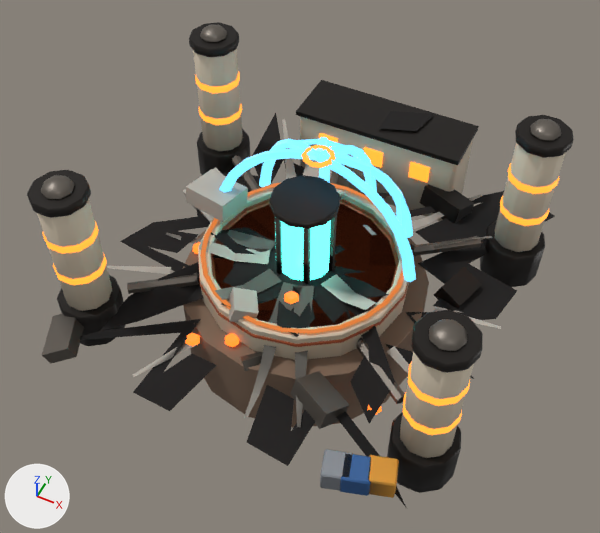
Renders of the glTF model public/assets/shared/sites/shield-depot-khepri.glb from each side of a commit.
Both versions are drawn from a 50 mm lens placed at (3.12, -6.37, 8.21), pointed at (-0.04, -0.06, 0.32). Lighting does not change. The marker at lower left points along +X, +Y and +Z. The first picture is the older version. Vertices at exactly the same position are counted once.

Names of what the first picture shows: 'site_shield_depot_khepri_body', 'site_shield_depot_khepri_core', 'site_shield_depot_khepri_ruin'.
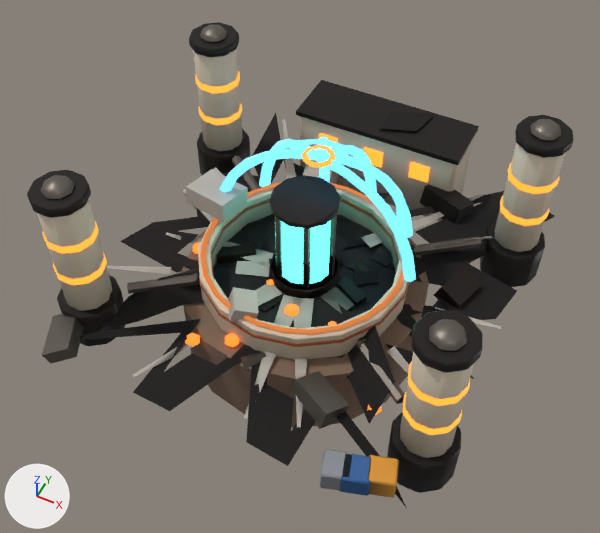
Pixel boxes [x1, y1, x2, y2] of what changed, in the pictures (600 x 533 px; the box of a moved part takes in the faces that stretch with it):
part 1 of me_site_shield_depot_khepri_body, moved or reshaped
    both: [211, 193, 409, 337]
part 2 of me_site_shield_depot_khepri_body, edited (looks the same)
    both: [203, 143, 411, 330]
part 3 of me_site_shield_depot_khepri_ruin, moved or reshaped
    before: [284, 291, 299, 304]
    after: [284, 303, 299, 316]
part 4 of me_site_shield_depot_khepri_ruin, deleted
    before: [321, 274, 376, 310]
part 5 of me_site_shield_depot_khepri_ruin, deleted
    before: [199, 239, 270, 264]
part 6 of me_site_shield_depot_khepri_ruin, deleted
    before: [214, 269, 281, 300]
part 7 of me_site_shield_depot_khepri_ruin, moved or reshaped
    before: [161, 225, 395, 427]
    after: [149, 233, 476, 442]
part 8 of me_site_shield_depot_khepri_ruin, edited (looks the same)
    both: [121, 188, 464, 431]

Diff of the bpy script that builds the scene:
```diff
--- a/public/assets/shared/sites/shield-depot-khepri.glb.py
+++ b/public/assets/shared/sites/shield-depot-khepri.glb.py
@@ me_site_shield_depot_khepri_body @@
 # used by ob_site_shield_depot_khepri_body; location = (0.0, 0.0, 0.0)
-me_site_shield_depot_khepri_body.from_pydata(...)  # 2430 vertices, 4668 faces; spans x -2.64..2.64, y -2.54..3.02, z -1.0..2.1
+me_site_shield_depot_khepri_body.from_pydata(...)  # 2430 vertices, 4676 faces; spans x -2.64..2.64, y -2.54..3.02, z -1.0..2.1
+# me_site_shield_depot_khepri_body part 1: 66 of 2430 vertices moved; they spanned x -1.19..1.36, y -1.19..1.19, z 0.1..0.4 and now span x -1.21..1.36, y -1.21..1.21, z 0.1..0.4; mean shift (0.0, 0.0, 0.0); largest move (1.17, 0.0, 0.1) -> (1.21, 0.0, 0.1)
+# me_site_shield_depot_khepri_body part 2: 322 kept faces spanning x -1.31..1.36, y -1.27..1.31, z 0.1..1.89 get new vertex colours; the middle colour goes from light grey #c2c2c2 to light grey #c8c8c8
 me_site_shield_depot_khepri_body.materials.append(mat_site_khepri_paint)
@@ me_site_shield_depot_khepri_ruin @@
 # used by ob_site_shield_depot_khepri_ruin; location = (0.0, 0.0, 0.0)
-me_site_shield_depot_khepri_ruin.from_pydata(...)  # 744 vertices, 1048 faces; spans x -2.54..2.6, y -2.5..2.97, z -0.14..0.96
+me_site_shield_depot_khepri_ruin.from_pydata(...)  # 742 vertices, 1050 faces; spans x -2.54..2.6, y -2.5..2.97, z -0.14..0.96
+# me_site_shield_depot_khepri_ruin part 3: the loose piece of 18 vertices spanning x 0.04..0.24, y -0.73..-0.56, z 0.38..0.48 is moved by (0.0, 0.0, -0.24)
+# me_site_shield_depot_khepri_ruin part 4: the loose piece of 6 vertices spanning x 0.36..1.14, y -0.55..-0.06, z 0.43..0.6 is deleted
+# me_site_shield_depot_khepri_ruin part 5: the loose piece of 6 vertices spanning x -1.26..-0.37, y -0.58..-0.05, z 0.43..0.59 is deleted
+# me_site_shield_depot_khepri_ruin part 6: the loose piece of 6 vertices spanning x -0.65..-0.08, y -1.19..-0.34, z 0.43..0.64 is deleted
+# me_site_shield_depot_khepri_ruin part 7
+# 86 vertices are removed from x -1.27..1.24, y -1.24..0.44, z 0.41..0.64
+# 152 faces are deleted
+# 18 vertices in x -1.09..0.59, y -0.81..0.87, z 0.41..0.43 move by (0.0, 0.0, -0.24)
+# 4 vertices move from x 0.09..0.56, y -1.15..-1.01, z 0.44..0.45 to x 0.09..0.56, y -1.15..-1.01, z 0.19
+# 102 vertices are added at x -1.17..1.68, y -1.39..0.93, z 0.03..0.19
+# 128 new faces join them, mat_site_khepri_scorch
+# 38 new faces join them, mat_site_khepri_ash
+# me_site_shield_depot_khepri_ruin part 8: 325 kept faces spanning x -2.54..2.11, y -2.18..1.37, z -0.01..0.96 get new vertex colours; the middle colour goes from grey #919191 to grey #b4b4b4
 me_site_shield_depot_khepri_ruin.materials.append(mat_site_khepri_metal)
```
